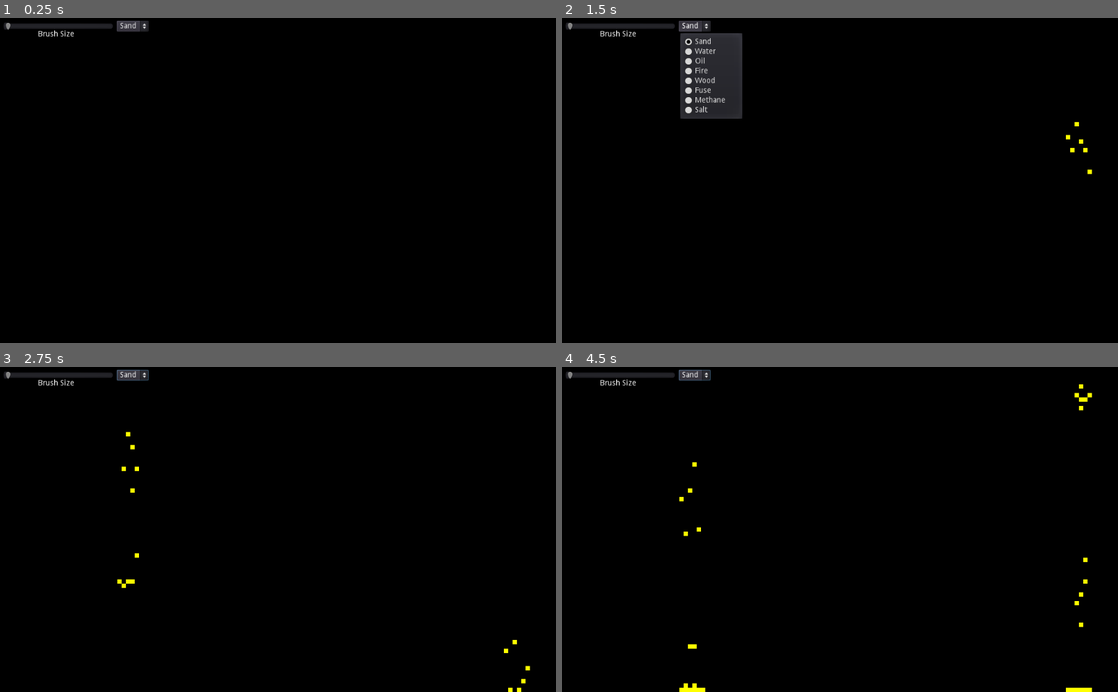
Above: before the commit, frames 1-4 (two rows, left to right).
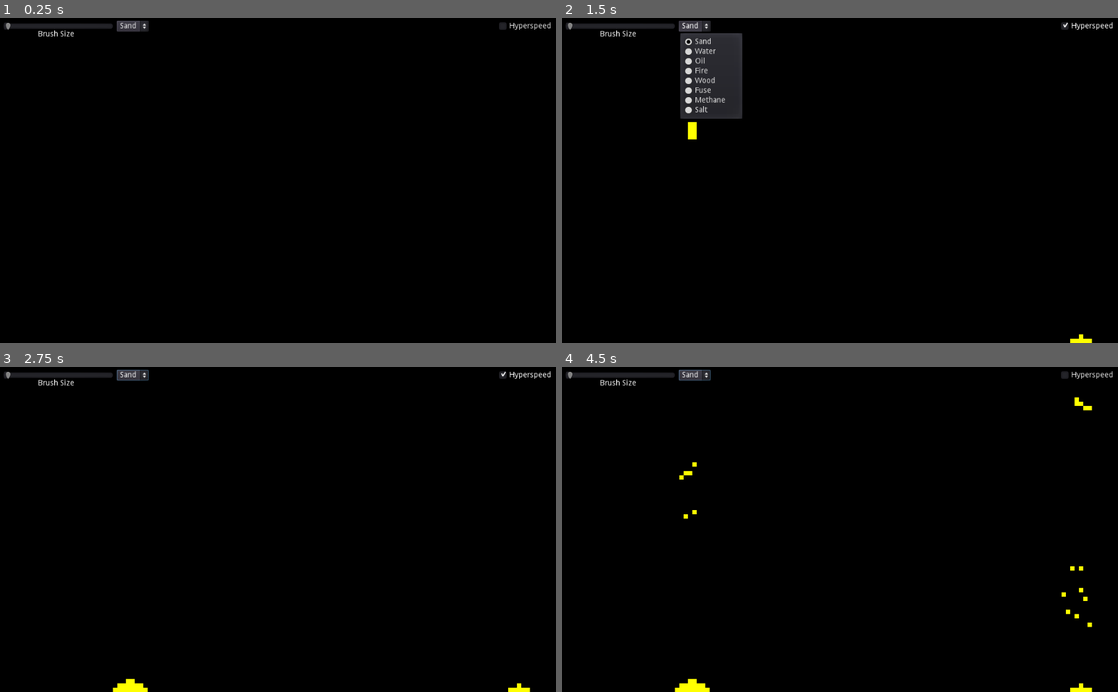
Above: after the commit, the same moments.

Repository: jhonnystene/sandbox
Game: Godot game, scene res://Sandbox.tscn
Same seed, same stepped clock (60 frames per second), same inputs: the game is played once before the commit and once after it.
Inputs (mouse positions are in pixels of both pictures, inside the frame that each line leads up to):
- Up to frame 1 (0.25 s): no input
- Up to frame 2 (1.5 s): click (1084, 24) at 0.5 s, where only the run after the commit has a clickable "Hyperspeed"; click "Sand" at 1.25 s
- Up to frame 3 (2.75 s): click "Sand" at 2 s
- Up to frame 4 (4.5 s): click (1084, 373) at 2.75 s, where only the run after the commit has a clickable "Hyperspeed"; click "Sand" at 3.5 s; click (1084, 373) at 4.25 s, where only the run after the commit has a clickable "Hyperspeed"

The runs differ from the first frame. In frame 1, 0.1% of the frame differs, in the area x 89-99%, y 1-4%; in frame 2, 0.3%; in frame 3, 0.5%; in frame 4, 0.7%, in the area x 20-99%, y 1-100%.

Commit message:
Added hyperspeed

Diff:
--- a/Sandbox.gd
+++ b/Sandbox.gd
@@ -34,6 +34,9 @@
 const TYPE_TRANSLATION = {"Sand": TYPE_SAND, "Water": TYPE_WATER, "Oil": TYPE_OIL, "Fire": TYPE_FIRE, "Wood": TYPE_WOOD, "Fuse": TYPE_FUSE, "Methane": TYPE_METHANE, "Salt": TYPE_SALT}
 
 var selected = TYPE_SAND
+
+func IsHyperspeed():
+	return $UI/Hyperspeed.pressed
 
 func IsPositionValid(x, y):
 	return not (x < 0 or y < 0 or x > worldWidth - 1 or y > worldHeight - 1)
@@ -217,7 +220,7 @@
 				var cx = x
 				var cy = y
 				for _i in range(0, pixel["physics_passes"]):
-					if(rand_range(0, 100) < pixel["physics_chance"]):
+					if(rand_range(0, 100) < pixel["physics_chance"] and not IsHyperspeed()):
 						continue
 					if(IsSwappable(cx, cy, cx, cy + 1)):
 						SwapPixels(cx, cy, cx, cy + 1)
@@ -240,7 +243,7 @@
 				if(IsGroup(pixel, "rising")):
 					y_direction = -1
 				for _i in range(0, pixel["physics_passes"]):
-					if(rand_range(0, 100) < pixel["physics_chance"]):
+					if(rand_range(0, 100) < pixel["physics_chance"] and not IsHyperspeed()):
 						continue
 					var do_not_propagate_sideways = false
 
--- a/Sandbox.tscn
+++ b/Sandbox.tscn
@@ -47,6 +47,16 @@
 margin_right = 244.401
 margin_bottom = 25.0825
 
+[node name="Hyperspeed" type="CheckBox" parent="UI"]
+margin_left = 914.062
+margin_top = 2.6727
+margin_right = 1019.06
+margin_bottom = 26.6727
+text = "Hyperspeed"
+__meta__ = {
+"_edit_use_anchors_": false
+}
+
 [node name="AudioStreamPlayer" type="AudioStreamPlayer" parent="."]
 stream = ExtResource( 2 )
 volume_db = -13.126
Not shown, changed: Changelogs/1.1.0
